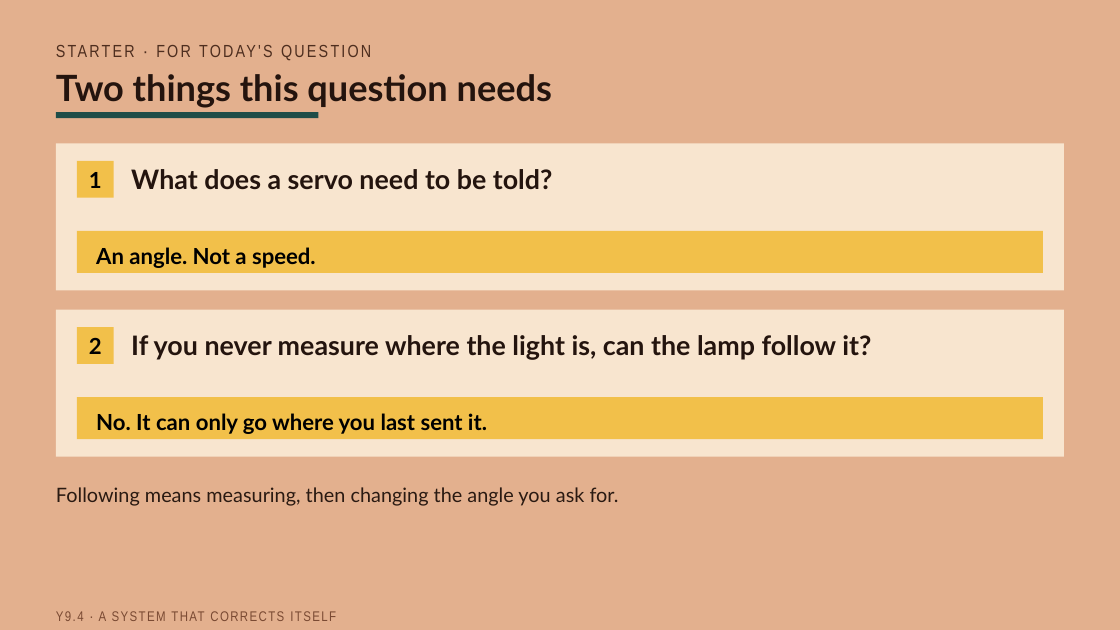
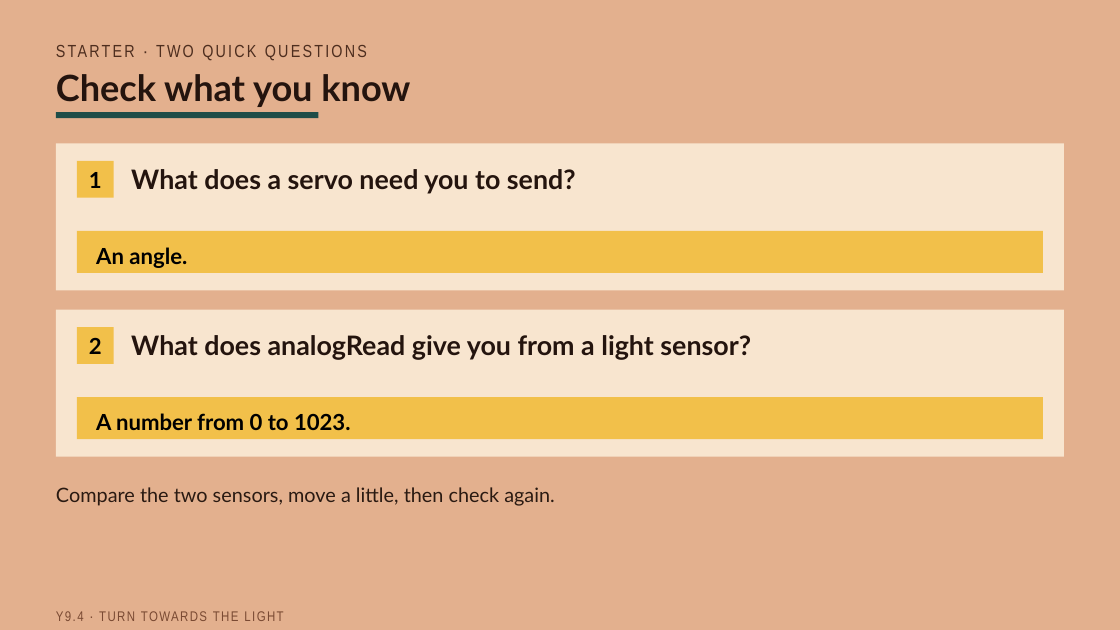
Before and after one commit to beatsaway/luacslides, a slide deck: slide 2 of v2027/Y9-4-A-system-that-corrects-itself.pptx. Drawn at 1120x630 pixels with LibreOffice and Linux fonts; fonts in the diff are those of the drawing. Boxes give left, top, right and bottom in pixels: in the first picture for what was removed or moved away, otherwise in the second. Text is boxed around its words. In the diff, an @@ line names an element or a change of style, - is before the commit and + after.

```diff
--- a/v2027/Y9-4-A-system-that-corrects-itself.pptx
+++ b/v2027/Y9-4-A-system-that-corrects-itself.pptx
@@ text at [56,74,410,107]: text changed @@
-Two things this question needs
+Check what you know
@@ text at [131,169,576,194]: text changed @@
-What does a servo need to be told?
+What does a servo need you to send?
@@ text at [96,247,187,268]: text changed @@
-An angle. Not a speed.
+An angle.
@@ text at [131,335,751,360]: text changed @@
-If you never measure where the light is, can the lamp follow it?
+What does analogRead give you from a light sensor?
@@ text at [96,413,351,430]: text changed @@
-No. It can only go where you last sent it.
+A number from 0 to 1023.
@@ text at [56,487,555,506]: text changed @@
-Following means measuring, then changing the angle you ask for.
+Compare the two sensors, move a little, then check again.
@@ text at [56,611,283,621]: text changed @@
-Y9.4 · A SYSTEM THAT CORRECTS ITSELF
+Y9.4 · TURN TOWARDS THE LIGHT
```
Also in this commit, not shown: 11 other slides changed, 34 other files.
